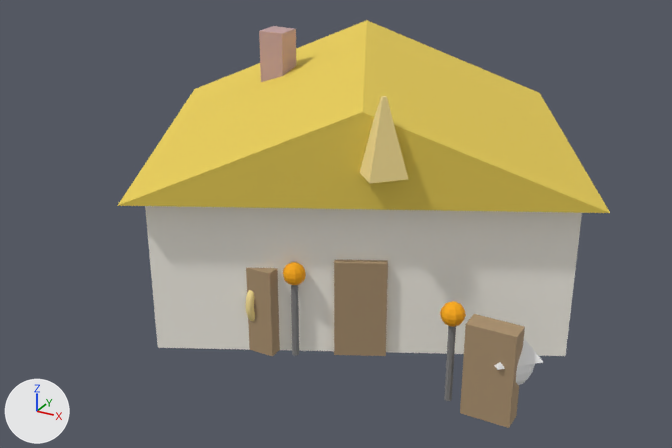
The glTF model village/house_zeus.glb as it was, and as the next commit left it.
Camera for both pictures: a camera (50 mm lens) standing at (8.75, -17.17, 9.65) and looking at (-0.33, -0.67, 1.39). The axes (+X, +Y, +Z) are drawn at lower left. The lights are the same throughout. The picture after the commit comes second. Where no turn or scale is listed for an object, it has been applied to the vertices.

In view in the first picture: 'zeus_atap.001', 'zeus_cerobong.001', 'zeus_dinding.001', 'zeus_elang.001', 'zeus_elang_sayap.001', 'zeus_lyra.001', 'zeus_obor_kanan_api.001', 'zeus_obor_kanan_tiang.001', 'zeus_obor_kiri_api.001', 'zeus_obor_kiri_tiang.001', 'zeus_petir.001', 'zeus_pintu.001', 'zeus_rak_kanan.001', 'zeus_rak_kiri.001'.
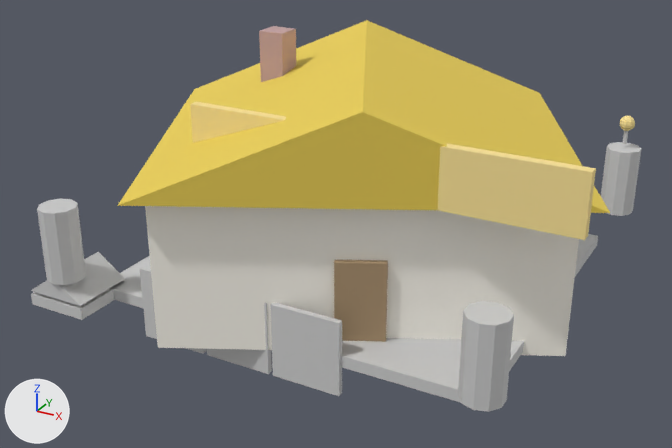
Boxes [x1, y1, x2, y2] around the edits, measured in the pictures (672 x 448 px):
'zeus_spanduk.001', added (yellow): after [190, 102, 596, 240]
'zeus_platform.001', added (mostly hidden): after [110, 234, 598, 403]
'zeus_rak_kanan.001', deleted (beige): before [460, 314, 525, 428]
'zeus_tangga3.001', added: after [271, 303, 342, 396]
'zeus_kolom1-1.001', added: after [458, 301, 514, 412]
'zeus_kolom-1-1.001', added: after [37, 199, 86, 285]
'zeus_petir.001', deleted (yellow): before [360, 96, 408, 184]
'zeus_rak_kiri.001', deleted (beige): before [246, 268, 280, 356]
'zeus_kolom11.001', added: after [601, 142, 642, 216]
'zeus_pura_atap.001', added: after [31, 252, 125, 306]
'zeus_pura.001', added: after [31, 281, 123, 320]
'zeus_tangga2.001', added: after [207, 303, 272, 374]
'zeus_tangga1.001', added: after [140, 267, 207, 354]
'zeus_obor_kanan_tiang.001', deleted: before [444, 326, 456, 401]
'zeus_obor_kiri_tiang.001', deleted: before [291, 285, 299, 356]
'zeus_obor_kanan_api.001', deleted (orange): before [440, 301, 466, 327]
'zeus_obor_kiri_api.001', deleted (orange): before [283, 262, 306, 285]
'zeus_elang_sayap.001', deleted: before [494, 338, 543, 370]
'zeus_elang.001', deleted: before [516, 364, 535, 385]
'zeus_lyra.001', deleted (mostly hidden): before [246, 290, 255, 321]
'zeus_bendera.001', added: after [620, 116, 635, 131]
'zeus_tiang_bendera.001', added: after [623, 130, 628, 144]

What changed in the scene script:
```text
Add me_zeus_pura_atap_mesh_002:
    me_zeus_pura_atap_mesh_002.from_pydata([(-0.7, -0.7, 0.0), (0.7, -0.7, 0.0), (0.7, 0.7, 0.0), (-0.7, 0.7, 0.0), (0.0, -0.7, 0.5), (0.0, 0.7, 0.5)], [], [(0, 1, 4), (2, 3, 5), (1, 2, 5), (1, 5, 4), (3, 0, 4), (3, 4, 5), (0, 3, 2), (0, 2, 1)])
    me_zeus_pura_atap_mesh_002.materials.append(mat_batu)  # light grey #cccccc
Remove ob_zeus_rak_kiri_001:
    ob_zeus_rak_kiri_001 = bpy.data.objects.new('zeus_rak_kiri.001', me_cube_406)
Remove ob_zeus_rak_kanan_001:
    ob_zeus_rak_kanan_001 = bpy.data.objects.new('zeus_rak_kanan.001', me_cube_411)
Remove ob_zeus_petir_001:
    ob_zeus_petir_001 = bpy.data.objects.new('zeus_petir.001', me_cone_215)
Remove ob_zeus_elang_001:
    ob_zeus_elang_001 = bpy.data.objects.new('zeus_elang.001', me_sphere_054)
Remove ob_zeus_elang_sayap_001:
    ob_zeus_elang_sayap_001 = bpy.data.objects.new('zeus_elang_sayap.001', me_cone_216)
Remove ob_zeus_obor_kiri_tiang_001:
    ob_zeus_obor_kiri_tiang_001 = bpy.data.objects.new('zeus_obor_kiri_tiang.001', me_cylinder_194)
Remove ob_zeus_obor_kiri_api_001:
    ob_zeus_obor_kiri_api_001 = bpy.data.objects.new('zeus_obor_kiri_api.001', me_sphere_055)
Remove ob_zeus_obor_kanan_tiang_001:
    ob_zeus_obor_kanan_tiang_001 = bpy.data.objects.new('zeus_obor_kanan_tiang.001', me_cylinder_195)
Remove ob_zeus_obor_kanan_api_001:
    ob_zeus_obor_kanan_api_001 = bpy.data.objects.new('zeus_obor_kanan_api.001', me_sphere_056)
Remove ob_zeus_lyra_001:
    ob_zeus_lyra_001 = bpy.data.objects.new('zeus_lyra.001', me_torus_006)
Add ob_zeus_bendera_001:
    ob_zeus_bendera_001 = bpy.data.objects.new('zeus_bendera.001', me_sphere_110)  # a UV sphere (8 segments, 8 rings, poles along z) spanning x -0.18..0.18, y -0.18..0.18, z -0.18..0.18; in mat_emas (yellow #f9e296)
    ob_zeus_bendera_001.location = (4.6, 4.6, 3.0)
Add ob_zeus_tiang_bendera_001:
    ob_zeus_tiang_bendera_001 = bpy.data.objects.new('zeus_tiang_bendera.001', me_cylinder_479)  # a 12-sided cylinder along z spanning x -0.05..0.05, y -0.05..0.05, z -0.3..0.3; in mat_batu (light grey #cccccc)
    ob_zeus_tiang_bendera_001.location = (4.6, 4.6, 2.8)
Add ob_zeus_pura_atap_001:
    ob_zeus_pura_atap_001 = bpy.data.objects.new('zeus_pura_atap.001', me_zeus_pura_atap_mesh_002)
    ob_zeus_pura_atap_001.location = (-4.7, -4.2, 0.4)
Add ob_zeus_pura_001:
    ob_zeus_pura_001 = bpy.data.objects.new('zeus_pura.001', me_cube_679)  # a box spanning x -0.7..0.7, y -0.7..0.7, z -0.125..0.125; in mat_batu (light grey #cccccc)
    ob_zeus_pura_001.location = (-4.7, -4.2, 0.2)
Add ob_zeus_spanduk_001:
    ob_zeus_spanduk_001 = bpy.data.objects.new('zeus_spanduk.001', me_cube_677)  # a box spanning x -4.0..4.0, y -0.1..0.1, z -0.6..0.6; in mat_emas (yellow #f9e296)
    ob_zeus_spanduk_001.location = (1.59, -2.78, 3.8)
Add ob_zeus_kolom11_001:
    ob_zeus_kolom11_001 = bpy.data.objects.new('zeus_kolom11.001', me_cylinder_475)  # a 10-sided cylinder along z spanning x -0.38..0.38, y -0.4..0.4, z -0.8..0.8; in mat_batu (light grey #cccccc)
    ob_zeus_kolom11_001.location = (4.6, 4.6, 1.6)
Add ob_zeus_kolom1_1_001:
    ob_zeus_kolom1_1_001 = bpy.data.objects.new('zeus_kolom1-1.001', me_cylinder_475.copy())
    ob_zeus_kolom1_1_001.location = (4.6, -4.6, 1.6)
Add ob_zeus_kolom_1_1_001:
    ob_zeus_kolom_1_1_001 = bpy.data.objects.new('zeus_kolom-1-1.001', me_cylinder_475.copy())
    ob_zeus_kolom_1_1_001.location = (-4.6, -4.6, 1.6)
Add ob_zeus_tangga3_001:
    ob_zeus_tangga3_001 = bpy.data.objects.new('zeus_tangga3.001', me_cube_676)  # a box spanning x -0.75..0.75, y -0.06..0.06, z -0.8..0.8; in mat_batu (light grey #cccccc)
    ob_zeus_tangga3_001.location = (0.8, -3.9, 0.25)
Add ob_zeus_tangga2_001:
    ob_zeus_tangga2_001 = bpy.data.objects.new('zeus_tangga2.001', me_cube_676.copy())
    ob_zeus_tangga2_001.location = (-0.8, -3.9, 0.25)
Add ob_zeus_tangga1_001:
    ob_zeus_tangga1_001 = bpy.data.objects.new('zeus_tangga1.001', me_cube_676.copy())
    ob_zeus_tangga1_001.location = (-2.4, -3.9, 0.25)
Add ob_zeus_platform_001:
    ob_zeus_platform_001 = bpy.data.objects.new('zeus_platform.001', me_cube_673)  # a box spanning x -4.4..4.4, y -3.9..3.9, z -0.12..0.12; in mat_batu (light grey #cccccc)
    ob_zeus_platform_001.location = (0.0, 0.0, 0.2)
```
